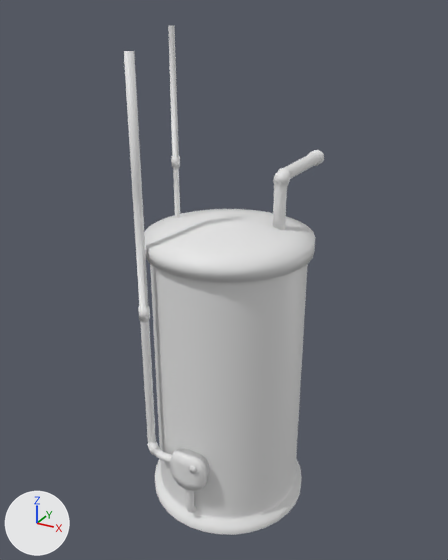
The FBX model Assets/Models/HG_Models/Boiler.fbx, before and after one commit.
Camera for both pictures: a camera (50 mm lens) standing at (10.03, -18.59, 18.17) and looking at (-0.34, 0.26, 8.74). Arrows for +X, +Y and +Z are at lower left; the lights stay in place. Where no turn or scale is listed for an object, it has been applied to the vertices.

The scene before the commit, as lines of its bpy script (objects in view):
```python
me_cylinder_004 = bpy.data.meshes.new('Cylinder.004')
me_cylinder_004.from_pydata(...)  # 2098 vertices, 1912 faces; spans x -2.4..3.8, y -0.5..7.1, z -1.0..17.0
ob_cylinder_004 = bpy.data.objects.new('Cylinder.004', me_cylinder_004)
ob_cylinder_004.location = (-0.7, -2.9, 0.57)
```
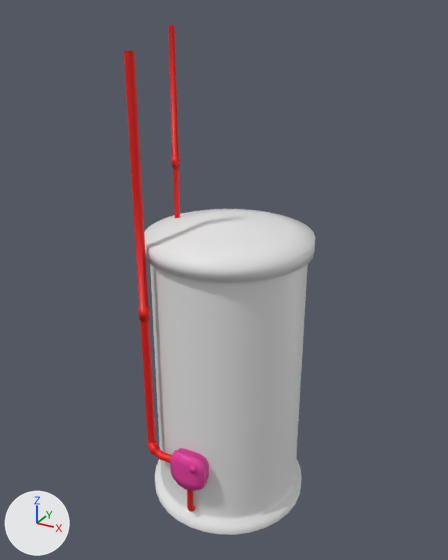
Where the newer file only moved an object's origin or applied its transform, the numbers keep the older frame.

Pixel boxes (x1, y1, x2, y2) of what changed, in the pictures (448 x 560 px; the box of a moved part takes in the faces that stretch with it):
'Cylinder.004', reshaped
    before: (124, 26, 324, 535)
    after: (124, 26, 315, 535)
part 1 of me_cylinder_004, deleted
    before: (273, 150, 324, 230)
part 2 of me_cylinder_004, moved or reshaped
    both: (174, 277, 206, 519)
part 3 of me_cylinder_004, recoloured (white to red)
    both: (124, 26, 180, 463)
part 4 of me_cylinder_004, recoloured (white to pink)
    both: (170, 448, 209, 491)

The change in detail:
Material 'BoilerDefault' (mat_boilerdefault) is new.
Its base color is (0.8, 0.8, 0.8) (white #e7e7e7).
Material 'TerminalPlate' (mat_terminalplate) is new.
Its base color is (0.8, 0.046, 0.348) (pink #e73d9f).
Material 'pIPES' (mat_pipes) is new.
Its base color is (0.8, 0.00225, 0.0) (red #e70700).
me_cylinder_004 is used by ob_cylinder_004; location (-0.7, -2.9, 0.57).
me_cylinder_004 had 2098 vertices, 1912 faces and spanned x -2.4..3.8, y -0.5..7.1, z -1.0..17.0.
me_cylinder_004 now has 1641 vertices, 1474 faces and spans x -2.4..3.8, y -0.5..6.0, z -1.0..17.0.
me_cylinder_004 part 1: the loose piece of 448 vertices spanning x 2.0..2.6, y 3.4..7.1, z 9.9..12.6 is deleted.
Part 2, on me_cylinder_004:
119 vertices are removed from x 0.4..1.0, y -0.3..0.2, z -0.4..2.2.
259 faces are deleted.
3 vertices in x 0.9, y -0.2..-0.1, z 0.0..0.1 move by (-0.1, 0.0, 0.0).
26 vertices move from x 0.6..0.9, y -0.3..0.0, z -0.3..0.8 to x 0.6..0.8, y -0.2..0.0, z -0.3..0.8.
110 vertices are added at x 0.6..0.8, y -0.3..0.2, z -0.3..1.2.
236 new faces join them, mat_pipes (red #e70700).
4 new faces join them, mat_boilerdefault (white #e7e7e7).
me_cylinder_004 part 3: 792 faces spanning x -1.9..0.8, y -0.2..3.4, z -0.3..17.0 switch from no material to mat_pipes (red #e70700).
me_cylinder_004 part 4: 161 faces spanning x 0.0..1.5, y -0.5..0.2, z 1.1..2.6 switch from no material to mat_terminalplate (pink #e73d9f).
me_cylinder_004 now uses material mat_boilerdefault (white #e7e7e7).
